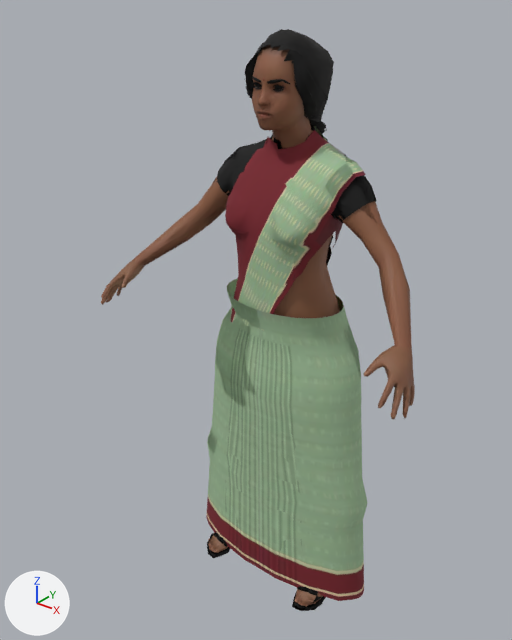
One commit to the glTF model godot-chennai/assets/people/teacher_f.glb: the scene before it, then after it.
The view is the same before and after, from a camera (50 mm lens) standing at (1.051, -1.489, 1.727) and looking at (-0.056, -0.104, 0.869). The lights are fixed; the arrows at lower left show +X, +Y and +Z. The first picture is the older version. Vertices at exactly the same position are counted once.

In view in the first picture: 'Body', 'Body_LOD1'.
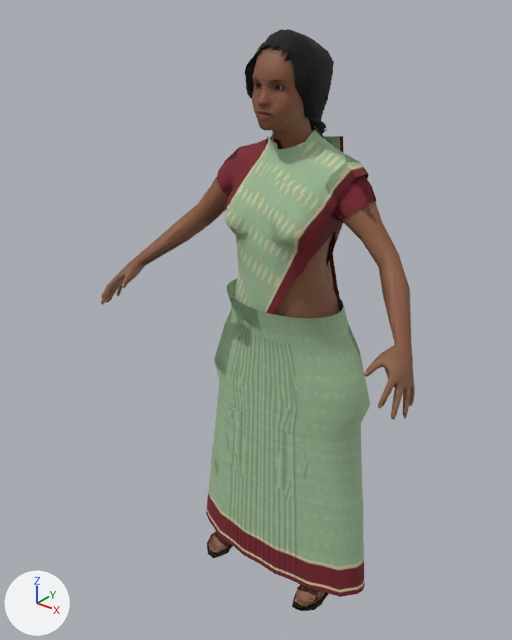
Location of each change, (x1, y1, x2, y2) in pixels of the pictures (512 x 640 px; the box of a moved part takes in the faces that stretch with it):
part 1 of me_body, moved or reshaped: before (206, 127, 367, 601); after (206, 127, 370, 597)
part 2 of me_body, surface changed: (207, 79, 377, 611) in both
part 3 of me_body_lod1, moved or reshaped: before (206, 316, 367, 601); after (206, 316, 370, 595)
part 4 of me_body_lod1, surface changed: (208, 80, 368, 608) in both

The edits, one by one:
me_body is used by ob_body; location (0.0, 0.0, 0.0).
me_body had 5725 vertices, 8276 faces and spanned x -0.49..0.49, y -0.32..0.1, z 0.0..1.62.
me_body now has 5725 vertices, 8254 faces and spans x -0.49..0.49, y -0.32..0.12, z 0.0..1.62.
me_body part 1: 656 of 5725 vertices moved; they spanned x -0.31..0.31, y -0.17..0.1, z 0.03..1.39 and now span x -0.31..0.31, y -0.17..0.12, z 0.05..1.39; mean shift (0.0, 0.01, 0.03); largest move (-0.31, -0.07, 0.03) -> (0.03, -0.12, 1.27).
me_body part 2: 1923 kept faces spanning x -0.31..0.31, y -0.2..0.1, z 0.0..1.52 get new texture (UV) coordinates.
me_body_lod1 is used by ob_body_lod1; location (0.0, 0.0, 0.0).
me_body_lod1 had 2640 vertices, 3387 faces and spanned x -0.49..0.49, y -0.31..0.1, z 0.0..1.62.
me_body_lod1 now has 2649 vertices, 3386 faces and spans x -0.49..0.49, y -0.31..0.12, z 0.0..1.62.
me_body_lod1 part 3: 65 vertices moved from x -0.27..0.23, y -0.16..0.09, z 0.42..0.81 to x -0.26..0.26, y -0.15..0.1, z 0.33..0.8; 174 vertices removed from x -0.31..0.31, y -0.17..0.09, z 0.02..0.88; 155 vertices added at x -0.31..0.31, y -0.16..0.11, z 0.04..0.87.
me_body_lod1 part 4: 813 kept faces spanning x -0.24..0.26, y -0.2..0.1, z 0.0..1.52 get new texture (UV) coordinates.
Other edits to the shape of me_body_lod1 do not show in these pictures.
